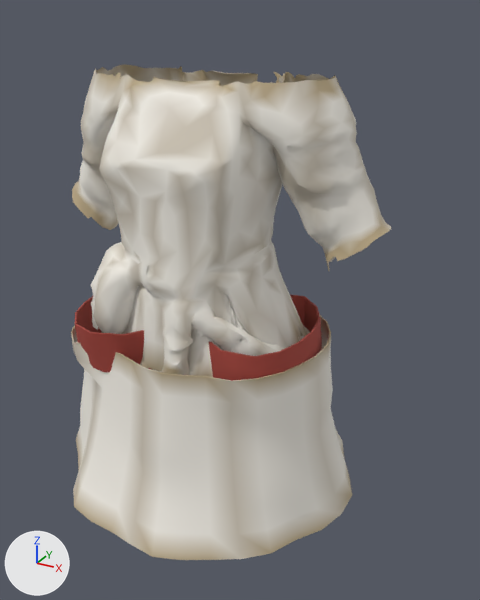
Renders of the glTF model assets_src/armor/aydor_1/cloth_a_chest.glb from each side of a commit.
Rendered twice from a 50 mm camera at (0.654, -1.045, 1.54) aimed at (0.065, 0.025, 1.005). The lights are fixed; the arrows at lower left show +X, +Y and +Z. The picture after the commit comes second. Vertices at exactly the same position are counted once.

Names of what the first picture shows: 'cloth_a_chest'.
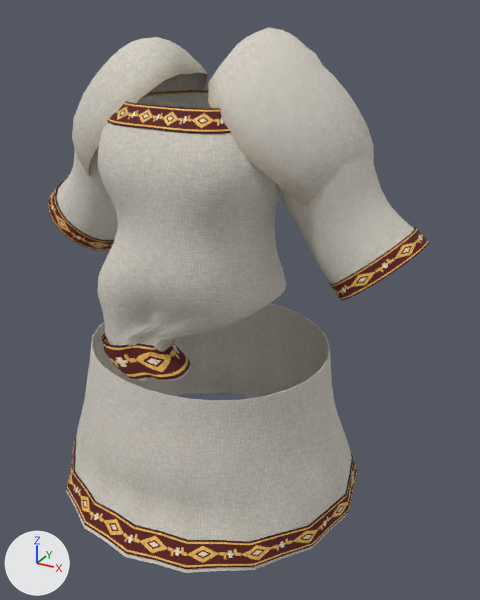
Edits to the scene script, one JSON object a line:
```json
{"op": "add", "block": "img_band_c_png", "code": ["img_band_c_png = load_image('band_c.png', '../textures/band_c.png', 256, 128, 'sRGB')"]}
{"op": "add", "block": "img_band_orm_png", "code": ["img_band_orm_png = load_image('band_orm.png', '../textures/band_orm.png', 256, 128, 'Non-Color')"]}
{"op": "add", "block": "img_band_n_png", "code": ["img_band_n_png = load_image('band_n.png', '../textures/band_n.png', 256, 128, 'Non-Color')"]}
{"op": "add", "block": "img_cloth_orm_png", "code": ["img_cloth_orm_png = load_image('cloth_orm.png', '../textures/cloth_orm.png', 256, 256, 'Non-Color')"]}
{"op": "add", "block": "img_cloth_c_png", "code": ["img_cloth_c_png = load_image('cloth_c.png', '../textures/cloth_c.png', 256, 256, 'sRGB')"]}
{"op": "add", "block": "img_cloth_n_png", "code": ["img_cloth_n_png = load_image('cloth_n.png', '../textures/cloth_n.png', 256, 256, 'Non-Color')"]}
{"block": "mat_cloth", "change": "nodes: BsdfPrincipled, OutputMaterial, VertexColor"}
{"block": "mat_cloth", "change": "nodes: BsdfPrincipled, Mix, NormalMap, OutputMaterial, SeparateColor, TexImage x3, VertexColor"}
{"block": "mat_cloth", "change": "uses the picture img_cloth_c_png"}
{"block": "mat_cloth", "change": "uses the picture img_cloth_n_png"}
{"block": "mat_cloth", "change": "uses the picture img_cloth_orm_png"}
{"op": "add", "block": "mat_band", "code": ["mat_band = bpy.data.materials.new('band')", "# uses the picture img_band_c_png", "# uses the picture img_band_n_png", "# uses the picture img_band_orm_png"]}
{"block": "me_cloth_a_chest", "where": "# used by ob_cloth_a_chest; location = (0.0, 0.0, 0.0)"}
{"op": "remove", "block": "me_cloth_a_chest", "code": "me_cloth_a_chest.from_pydata(...)  # 2262 vertices, 4063 faces; spans x -0.35..0.35, y -0.296..0.303, z 0.604..1.438"}
{"op": "add", "block": "me_cloth_a_chest", "code": "me_cloth_a_chest.from_pydata(...)  # 2882 vertices, 5176 faces; spans x -0.413..0.414, y -0.306..0.326, z 0.584..1.51"}
{"block": "me_cloth_a_chest", "change": "me_cloth_a_chest part 1: the loose piece of 1770 vertices spanning x -0.35..0.35, y -0.181..0.162, z 0.906..1.438 is rebuilt with 760 vertices and now spans x -0.18..0.169, y -0.18..0.162, z 0.892..1.388"}
{"block": "me_cloth_a_chest", "change": "me_cloth_a_chest part 2: the loose piece of 352 vertices spanning x -0.322..0.323, y -0.296..0.303, z 0.604..0.95 is rebuilt with 352 vertices and now spans x -0.328..0.328, y -0.306..0.326, z 0.584..0.911"}
{"block": "me_cloth_a_chest", "change": "me_cloth_a_chest part 3: 140 vertices removed from x -0.236..0.249, y -0.209..0.142, z 0.901..0.989; 1610 vertices added at x -0.413..0.414, y -0.188..0.178, z 0.896..1.51"}
{"block": "me_cloth_a_chest", "change": "me_cloth_a_chest part 4: 160 vertices added at x -0.329..0.329, y -0.304..0.323, z 0.592..0.637"}
{"op": "add", "block": "me_cloth_a_chest", "code": "me_cloth_a_chest.materials.append(mat_band)"}
```

What differs and where, as boxes [x1, y1, x2, y2] in the pictures (480 x 600 px):
```json
{"object": "cloth_a_chest", "change": "surface changed, reshaped", "before": [71, 64, 392, 560], "after": [48, 27, 429, 573], "on screen": "19% wider, 10% taller"}
{"part": 1, "of": "me_cloth_a_chest", "change": "rebuilt", "before": [72, 64, 392, 377], "after": [98, 93, 287, 381], "on screen": "41% narrower, 8% shorter"}
{"part": 2, "of": "me_cloth_a_chest", "change": "rebuilt", "before": [71, 314, 352, 560], "after": [66, 303, 352, 573]}
{"part": 3, "of": "me_cloth_a_chest", "change": "built on", "before": [75, 295, 322, 381], "after": [48, 27, 429, 379]}
{"part": 4, "of": "me_cloth_a_chest", "change": "added", "after": [66, 438, 357, 569]}
```
